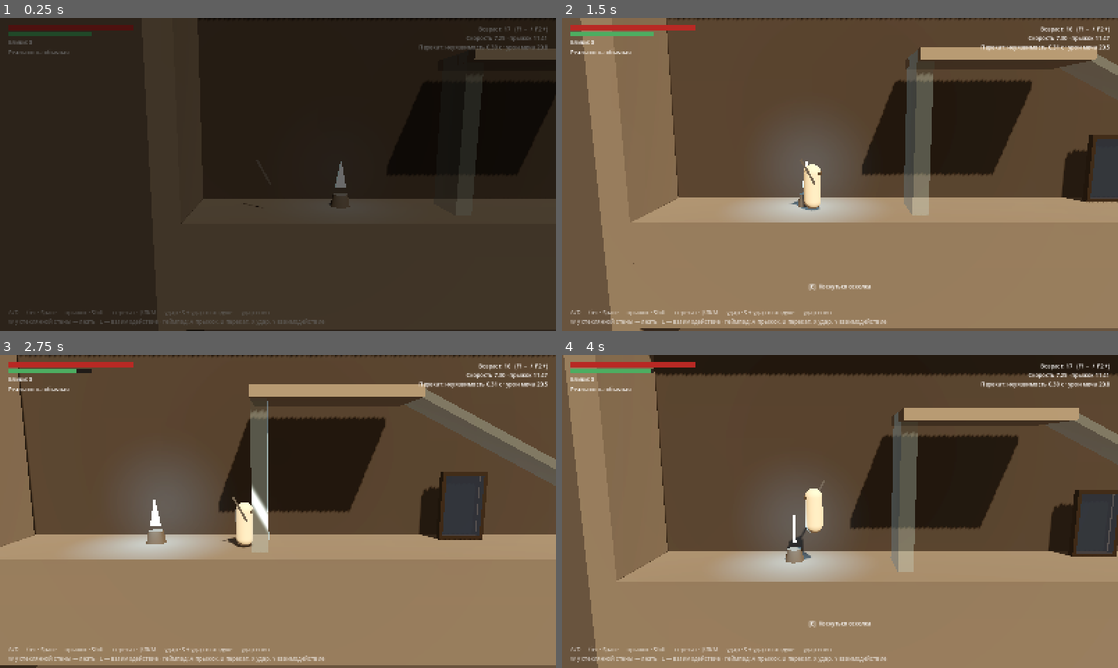
Above: before the commit, frames 1-4 (two rows, left to right).
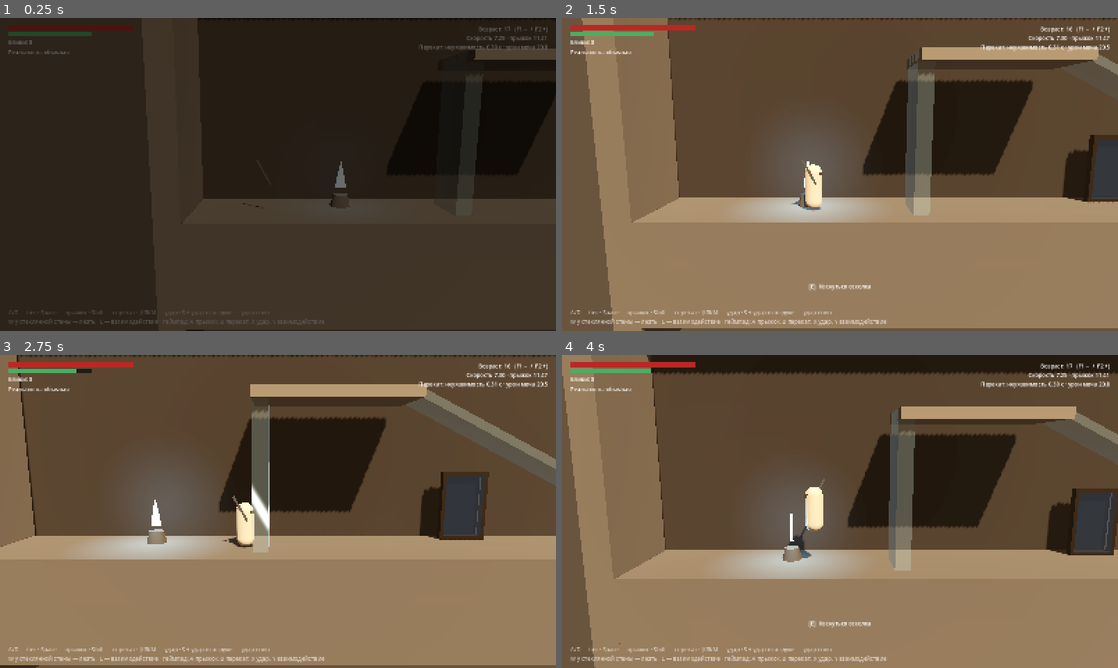
Above: after the commit, the same moments.

Repository: lSiool/mirror_souls
Game: Godot game, scene res://main.tscn
Two runs of this game, one before a commit and one after it. Both use one fixed random seed, a clock stepped at 60 frames per second and the inputs below.
Inputs:
- Up to frame 1 (0.25 s): no input
- Up to frame 2 (1.5 s): hold D (move_right) 0.53-1.28 s; tap J (attack) at 0.6 s; tap Space (jump) at 0.77 s; hold F1 (debug_age_down) from 1.28 s (still down); tap E (interact) at 1.35 s
- Up to frame 3 (2.75 s): tap Space (jump) at 1.52 s; release F1 (debug_age_down) at 2.03 s; hold D (move_right) from 2.03 s (still down); tap Shift (roll) at 2.1 s
- Up to frame 4 (4 s): release D (move_right) at 2.78 s; hold F2 (debug_age_up) 2.78-3.53 s; tap J (attack) at 2.85 s; tap Space (jump) at 3.02, 3.77 s; hold A (move_left) from 3.53 s (still down); tap E (interact) at 3.6 s

The runs differ from the first frame. In frame 1, less than 0.1% of the frame differs, in the area x 61-62%, y 46-48%; in frame 2, 1.2%; in frame 3, 1.2%; in frame 4, 4.2%, in the area x 0-100%, y 0-100%.

Commit message:
fix: smooth fast motion with physics interpolation
Co-Authored-By: Claude Opus 5.5 <noreply@anthropic.com>
Claude-Session: https://claude.ai/code/session_01Fv2qucwL9WcP8G16QQ3Bmc

Diff:
--- a/actors/player/camera_rig.gd
+++ b/actors/player/camera_rig.gd
@@ -60,4 +60,6 @@
 
 
 func _focus() -> Vector3:
-	return _target.global_position + Vector3(_look, height_offset, 0.0)
+	# Камера движется в _process, поэтому берём сглаженную позицию цели между тиками физики.
+	var origin := _target.get_global_transform_interpolated().origin
+	return origin + Vector3(_look, height_offset, 0.0)
--- a/main.tscn
+++ b/main.tscn
@@ -48,6 +48,7 @@
 [node name="Player" parent="." instance=ExtResource("3_player")]
 
 [node name="CameraRig" type="Node3D" parent="."]
+physics_interpolation_mode = 2
 script = ExtResource("4_camera")
 target_path = NodePath("../Player")
 
--- a/project.godot
+++ b/project.godot
@@ -106,6 +106,10 @@
 3d_physics/layer_4="interactable"
 3d_physics/layer_5="breakable"
 
+[physics]
+
+common/physics_interpolation=true
+
 [rendering]
 
 anti_aliasing/quality/msaa_3d=2
